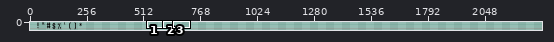
Pixel-art file -- assets/simplefont.aseprite. Above, an overview of the earlier version with the close-up marked.
Close-up. Before the commit:
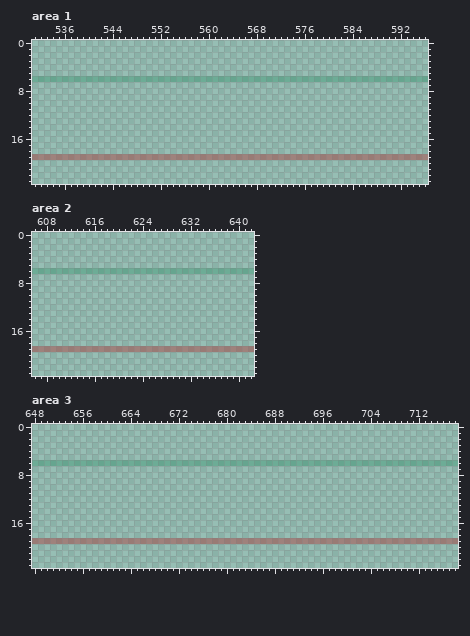
2304x24 pixels, 1 frame. Shown: area 1: x 531..596, y 0..23; area 2: x 606..642, y 0..23; area 3: x 648..718, y 0..23. The commit also changed other parts of the picture, which this record leaves out.
After the commit:
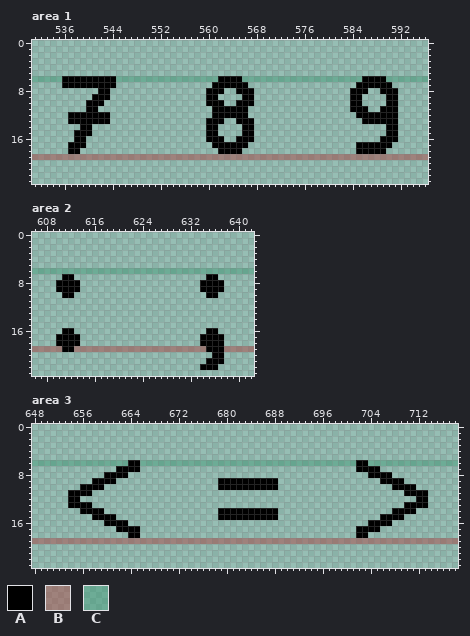
Palette (. is transparent): A #000000  B #ac32326e  C #37946e6e
Edits made:
Area 1, layer "Layer 2":
The author put colour A in row 7 at x 536 to 544, 561 to 566 and 585 to 590; in row 8 at x 542 to 543, 560 to 562, 565 to 567, 584 to 586 and 589 to 591; in row 9 at x 541 to 543, 560 to 561, 566 to 567, 584 to 585 and 590 to 591; in row 10 at x 540 to 542, 560 to 562, 565 to 567, 584 to 585 and 590 to 591; in row 11 at x 540 to 541, 561 to 566, 584 to 586 and 589 to 591; in row 12 at x 537 to 543, 561 to 566 and 585 to 591.
The author put colour A in row 13 at x 537 to 543, 560 to 562, 565 to 567 and 586 to 591; in row 14 at x 539 to 540, 560 to 561, 566 to 567 and 590 to 591; in row 15 at x 538 to 540, 560 to 561, 566 to 567 and 590 to 591; in row 16 at x 538 to 539, 560 to 562, 565 to 567 and 589 to 591; in row 17 at x 537 to 539, 561 to 566 and 585 to 590; in row 18 at x 537 to 538, 562 to 565 and 585 to 589.
Colour C becomes colour A in row 6 at x 536 to 544, 562 to 565 and 586 to 589.
Area 2, layer "Layer 2":
The author put colour A in row 7 at x 611 to 612 and 635 to 636; in rows 8 to 9 at x 610 to 613 and 634 to 637; in row 10 at x 611 to 612 and 635 to 636; in row 16 at x 611 to 612 and 635 to 636; in rows 17 to 18 at x 610 to 613 and 634 to 637; in row 20 at x 636 to 637.
The author put colour A in row 21 at x 635 to 637; in row 22 at x 634 to 636.
Colour B becomes colour A in row 19 at x 611 to 612 and 635 to 637.
Area 3, layer "Layer 2":
The author put colour A in row 7 at x 662 to 665 and 702 to 705; in row 8 at x 660 to 663 and 704 to 707; in row 9 at x 658 to 661, 679 to 688 and 706 to 709; in row 10 at x 656 to 659, 679 to 688 and 708 to 711; in row 11 at x 654 to 657 and 710 to 713; in row 12 at x 654 to 655 and 712 to 713.
The author put colour A in row 13 at x 654 to 657 and 710 to 713; in row 14 at x 656 to 659, 679 to 688 and 708 to 711; in row 15 at x 658 to 661, 679 to 688 and 706 to 709; in row 16 at x 660 to 663 and 704 to 707; in row 17 at x 662 to 665 and 702 to 705; in row 18 at x 664 to 665 and 702 to 703.
Colour C becomes colour A in row 6 at x 664 to 665 and 702 to 703.
